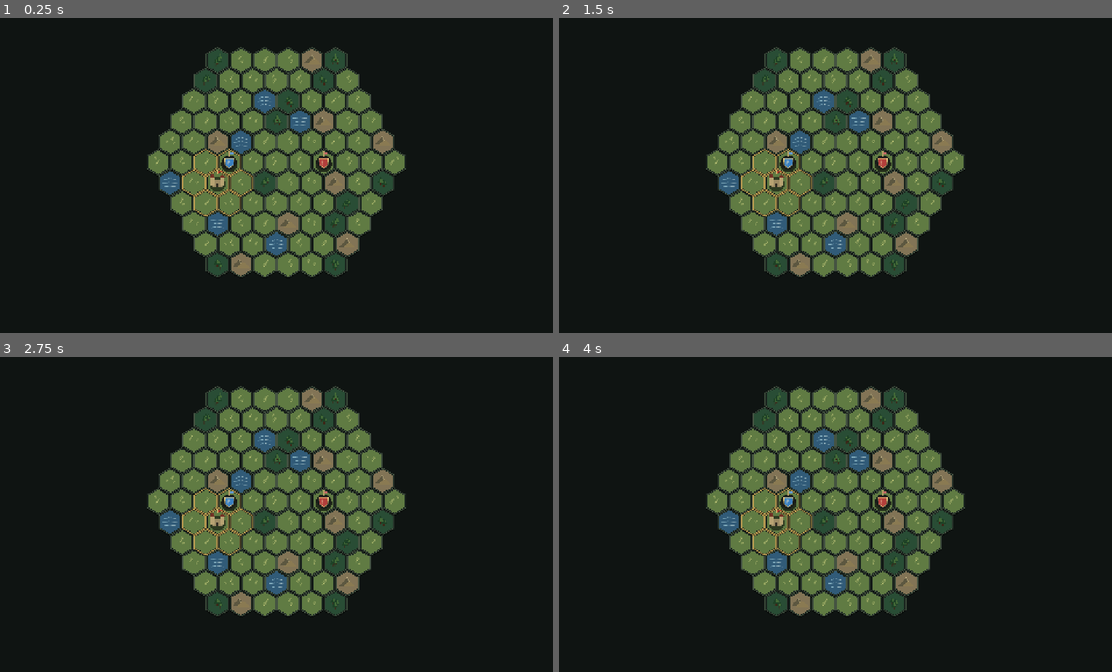
Above: before the commit, frames 1-4 (two rows, left to right).
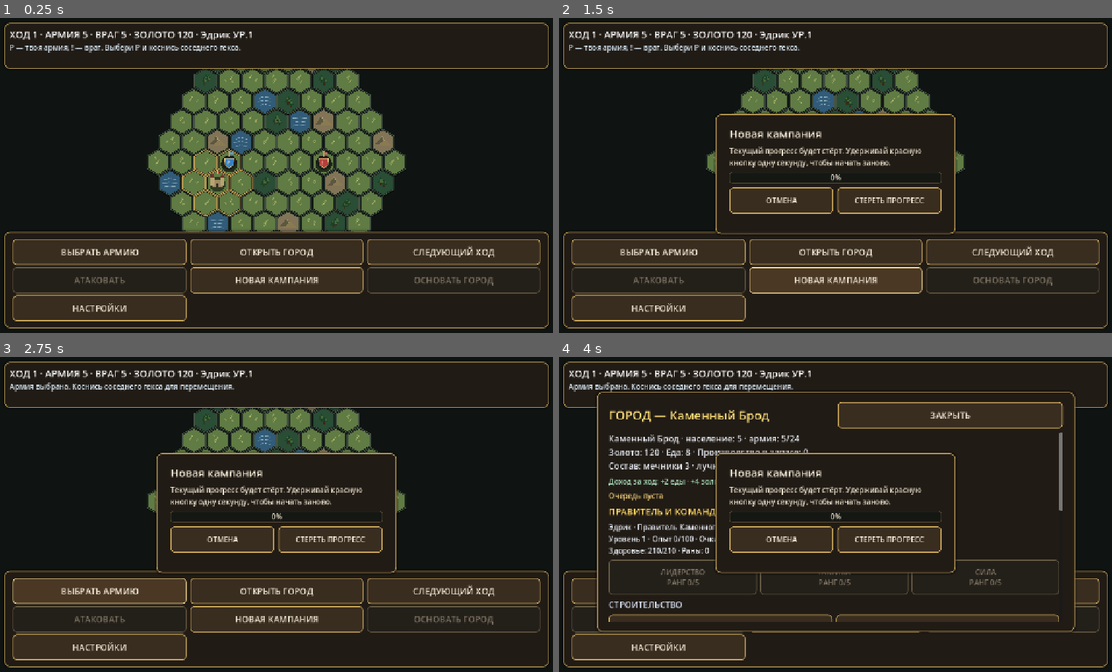
Above: after the commit, the same moments.

Repository: ilonadanelan1-code/-Project-Ember
Game: Godot game, scene res://scenes/strategy_map.tscn
Two runs of this game, one before a commit and one after it. Both use one fixed random seed, a clock stepped at 60 frames per second and the inputs below.
Inputs (mouse positions are in pixels of both pictures, inside the frame that each line leads up to):
- Up to frame 1 (0.25 s): no input
- Up to frame 2 (1.5 s): click (835, 279) at 0.5 s, where only the run after the commit has a clickable "НОВАЯ КАМПАНИЯ"; click (835, 279) at 1.25 s, where only the run after the commit has a clickable "НОВАЯ КАМПАНИЯ"
- Up to frame 3 (2.75 s): click (99, 590) at 2 s, where only the run after the commit has a clickable "ВЫБРАТЬ АРМИЮ"
- Up to frame 4 (4 s): click (835, 590) at 2.75 s, where only the run after the commit has a clickable "ОТКРЫТЬ ГОРОД"; click (1012, 590) at 3.5 s, where only the run after the commit has a clickable "СЛЕДУЮЩИЙ ХОД"

The runs differ from the first frame. In frame 1, 19% of the frame differs, in the area x 0-100%, y 1-99%; in frame 2, 33%; in frame 3, 33%; in frame 4, 38%.
Error before the commit: Parse Error: Cannot infer the type of "metrics" variable because the value doesn't have a set type. (res://scripts/ui_theme.gd:7)

Commit message:
Add explicit Node type for Godot 4.3 static UI metrics lookup

Diff:
--- a/project_ember/scripts/ui_theme.gd
+++ b/project_ember/scripts/ui_theme.gd
@@ -4,7 +4,7 @@
 static func _dp(value: float) -> float:
 	var main_loop := Engine.get_main_loop()
 	if main_loop is SceneTree:
-		var metrics := main_loop.root.get_node_or_null("UiMetrics")
+		var metrics: Node = main_loop.root.get_node_or_null("UiMetrics")
 		if is_instance_valid(metrics) and metrics.has_method("dp"):
 			return float(metrics.call("dp", value))
 	return value
